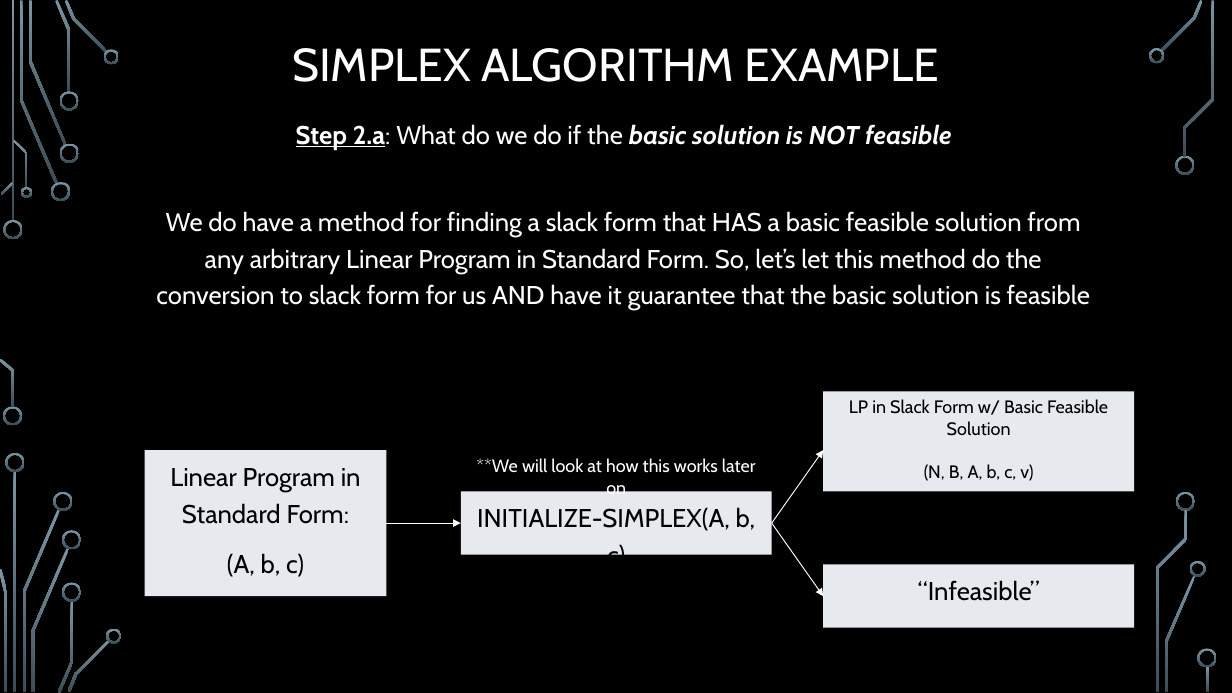
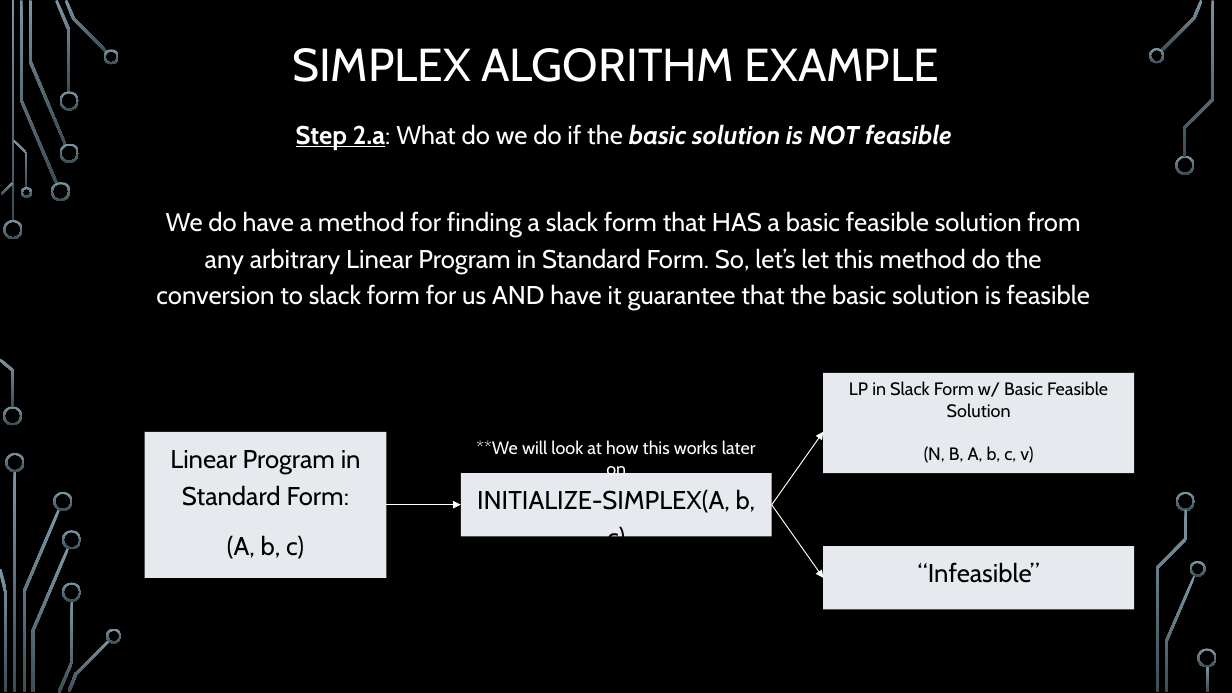
Before and after one commit to janiceeguo/advAlgo, a slide deck: slide 8 of slides/LinearProgramming-part2-Simplex.pptx. Drawn at 1232x693 pixels with LibreOffice and Linux fonts; fonts in the diff are those of the drawing; background and template pictures are left out. Boxes give left, top, right and bottom in pixels: in the first picture for what was removed or moved away, otherwise in the second. Text is boxed around its words. In the diff, an @@ line names an element or a change of style, - is before the commit and + after.

```diff
--- a/slides/LinearProgramming-part2-Simplex.pptx
+++ b/slides/LinearProgramming-part2-Simplex.pptx
@@ 4 rectangles, 3 arrows, 1 text: place and size @@
-4 rectangles, 3 arrows, 1 text at bbox=[145, 391, 1135, 628]
+4 rectangles, 3 arrows, 1 text at bbox=[145, 373, 1135, 610]
```
Also in this commit, not shown: 5 other slides changed.
